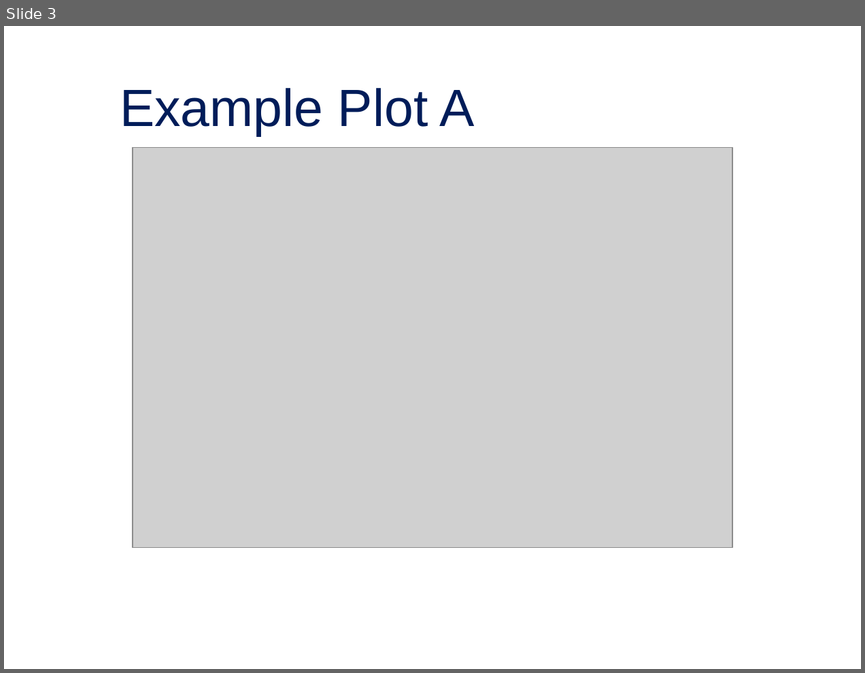
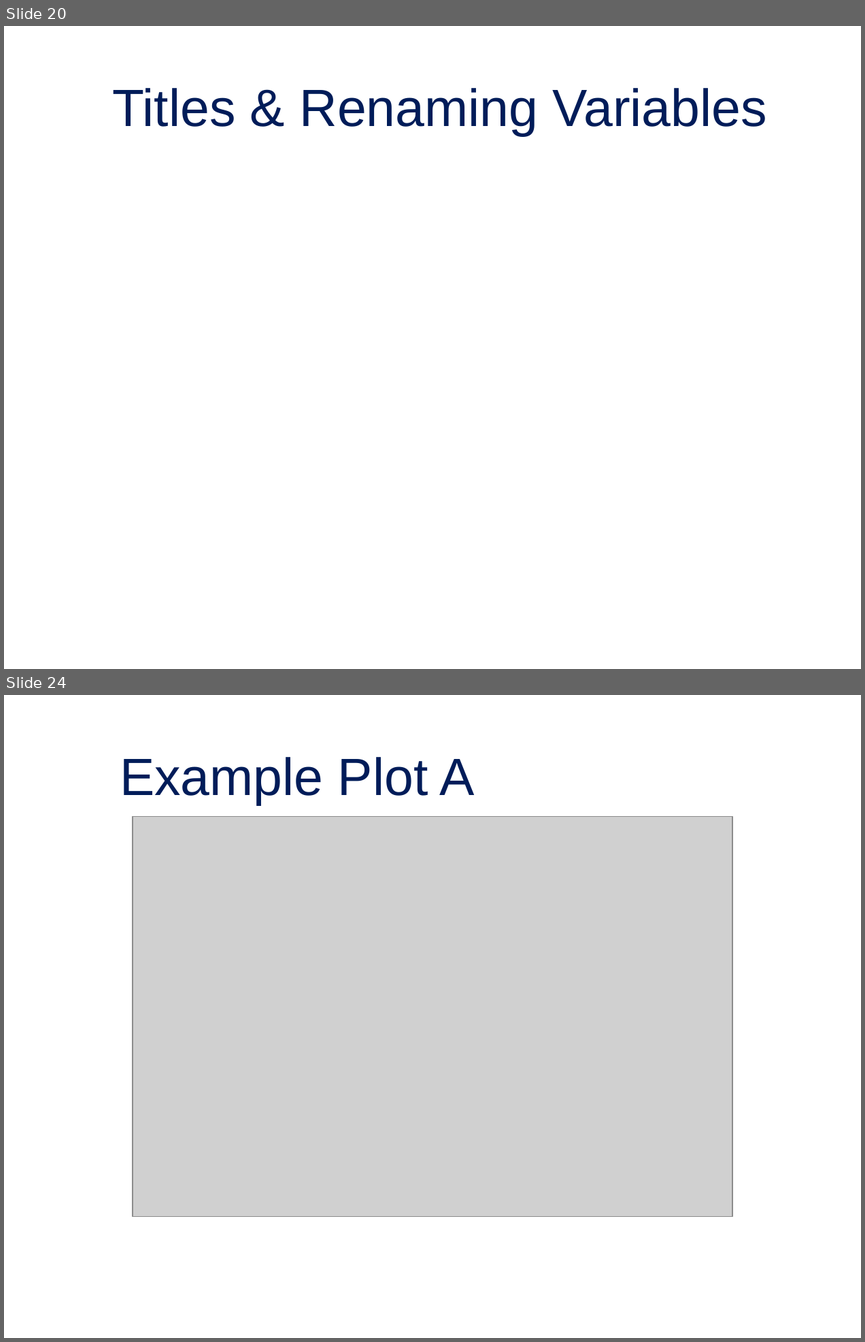
Before and after one commit to jordan-bonner/CAS_Spr23, a slide deck: Presentation Slides/Effective Data Visualization for Actuaries.pptx. Shown one above the other, each under a label of ours: slide 3 before the commit, slides 20 and 24 after it; the slides between them are not shown. The pictures are 865x673 and 865x1342 pixels, drawn with LibreOffice and Linux fonts; fonts in the diff are those of the drawing; grey boxes stand for pictures; background and template pictures are left out. Boxes give left, top, right and bottom in pixels: in the first picture for what was removed or moved away, otherwise in the second. Text is boxed around its words. In the diff, an @@ line names an element or a change of style, - is before the commit and + after.

```diff
--- a/Presentation Slides/Effective Data Visualization for Actuaries.pptx
+++ b/Presentation Slides/Effective Data Visualization for Actuaries.pptx
@@ slide 20 added at <box>4,26,861,669</box>, background picture (left out) @@
@@ title added at <box>113,88,767,136</box>, 44 pt, text #001C59 @@
+Titles & Renaming Variables
@@ what was slide 3 is now slide 24 @@
```
Also in this commit, not shown: 20 other slides added, 1 other file.
